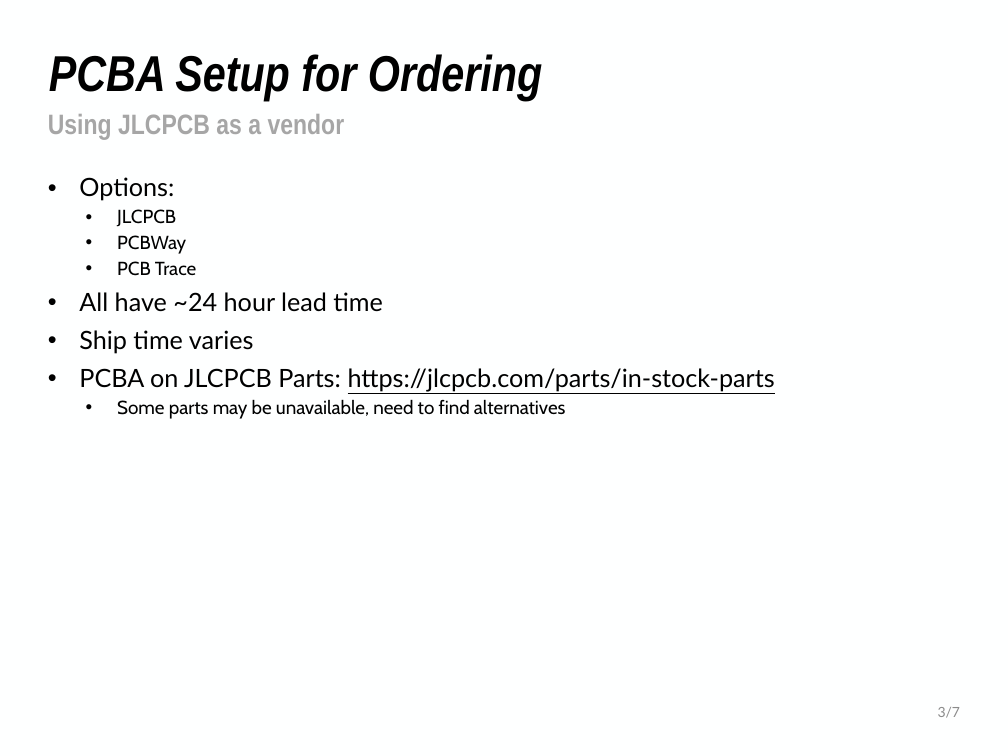
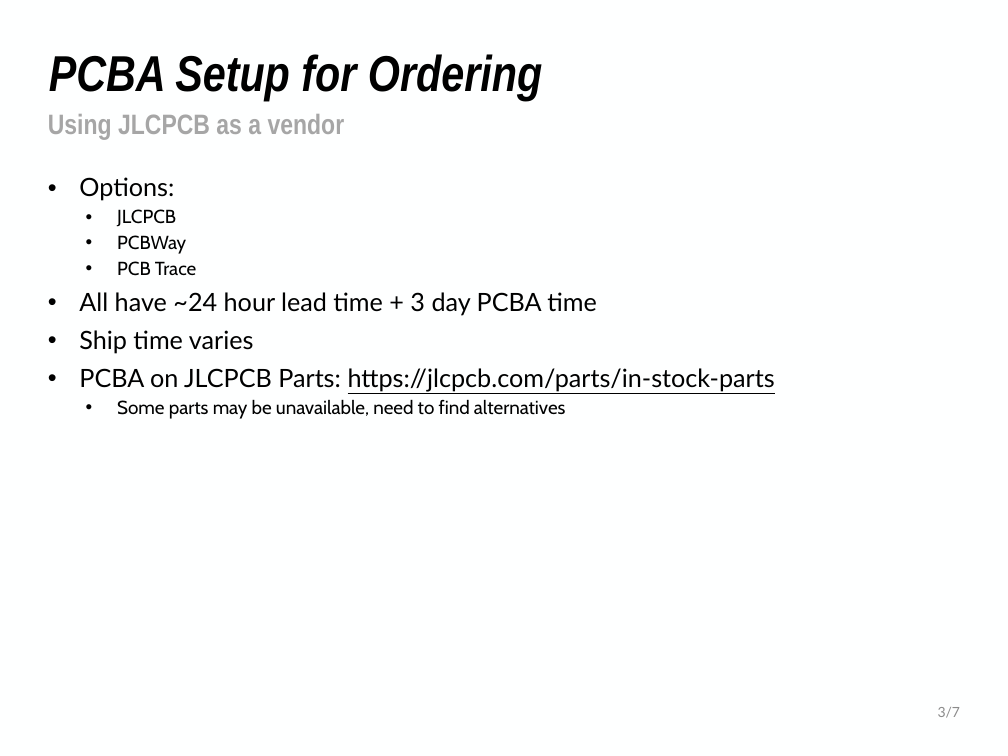
Before and after one commit to NHuang58/Biomedical_Device_PCB, a slide deck: slide 3 of Documentation/Slides/Week_10.pptx. Drawn at 1008x756 pixels with LibreOffice and Linux fonts; fonts in the diff are those of the drawing; background and template pictures are left out. Boxes give left, top, right and bottom in pixels: in the first picture for what was removed or moved away, otherwise in the second. Text is boxed around its words. In the diff, an @@ line names an element or a change of style, - is before the commit and + after.

```diff
--- a/Documentation/Slides/Week_10.pptx
+++ b/Documentation/Slides/Week_10.pptx
@@ text at (79, 292, 597, 316): text changed @@
-• All have ~24 hour lead time
+• All have ~24 hour lead time + 3 day PCBA time
```
Also in this commit, not shown: 5 other slides changed, 1 slide added, 4 other files.
